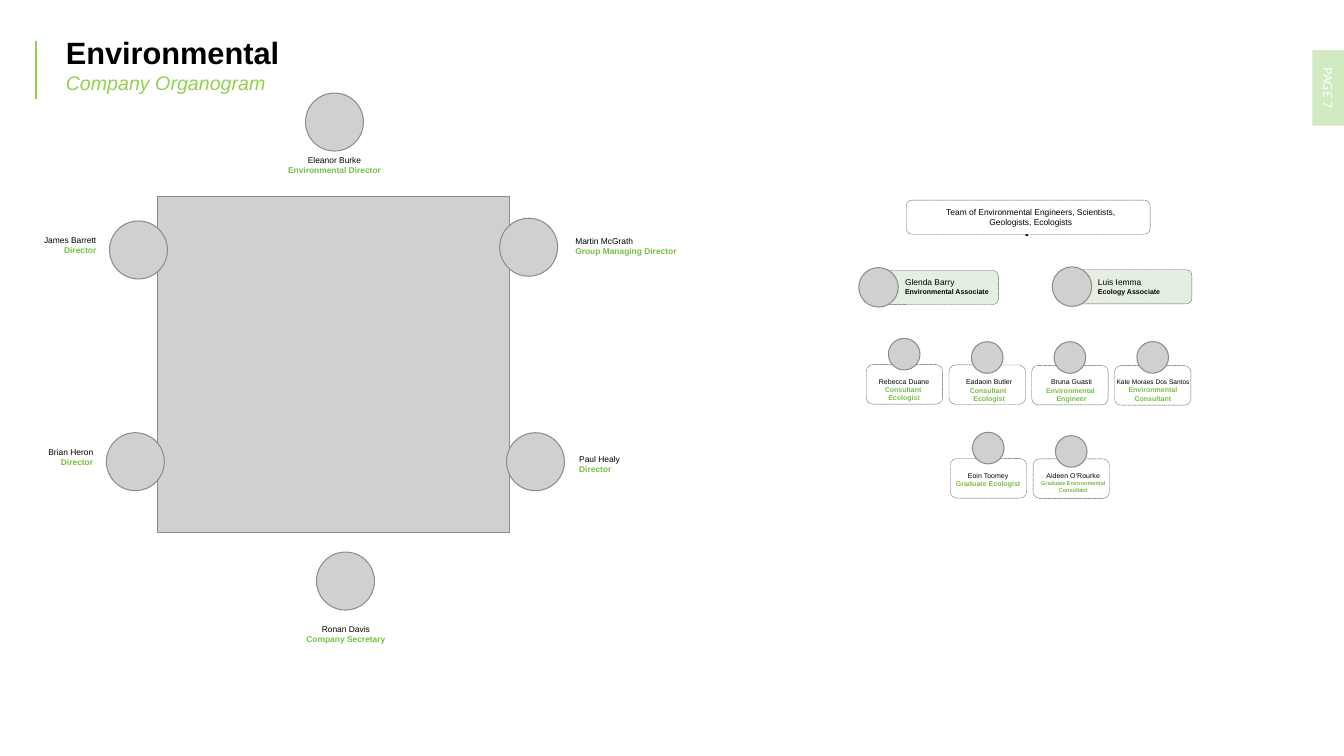
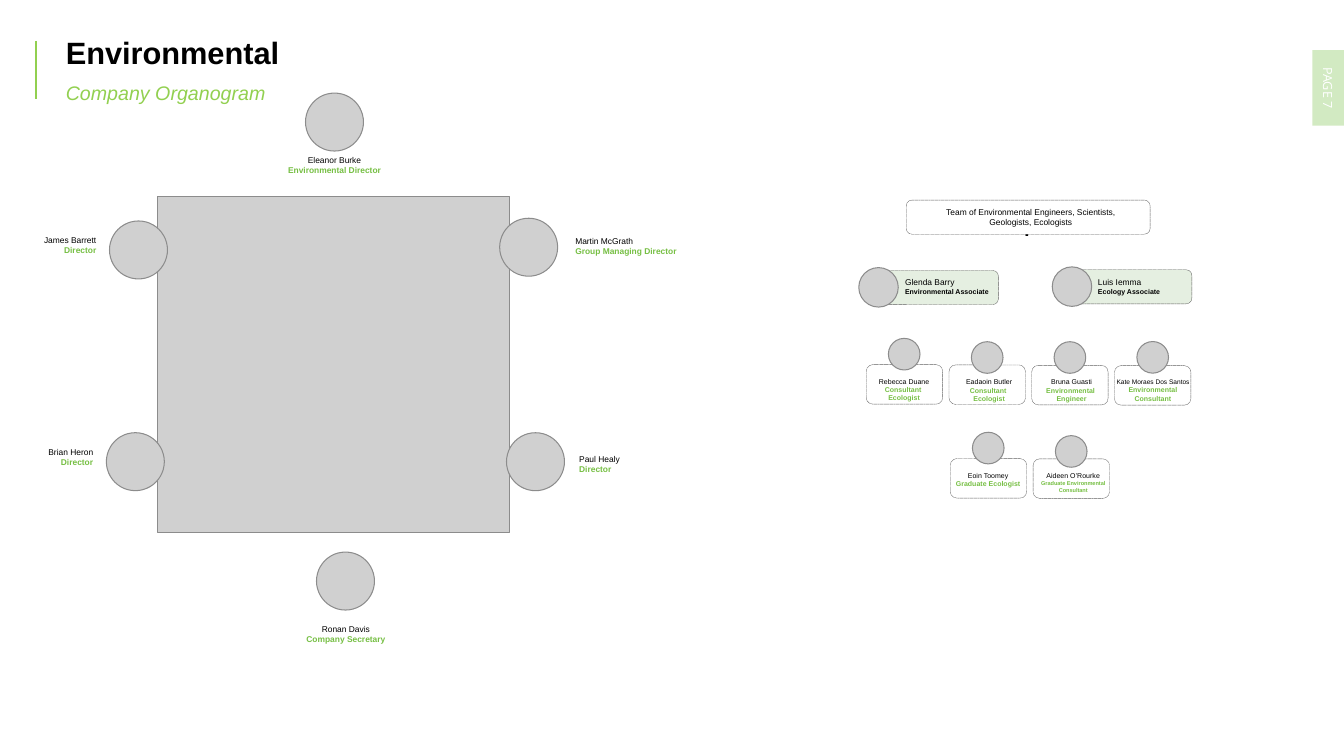
Before and after one commit to k170xk/rakazo, a slide deck: slide 7 of infra/sandboxes/computer/ocsc/ocsc-word/templates/ocsc-company.pptx. Drawn at 1344x756 pixels with LibreOffice and Linux fonts; fonts in the diff are those of the drawing; grey boxes stand for pictures; background and template pictures are left out. Boxes give left, top, right and bottom in pixels: in the first picture for what was removed or moved away, otherwise in the second. Text is boxed around its words. In the diff, an @@ line names an element or a change of style, - is before the commit and + after.

```diff
--- a/infra/sandboxes/computer/ocsc/ocsc-word/templates/ocsc-company.pptx
+++ b/infra/sandboxes/computer/ocsc/ocsc-word/templates/ocsc-company.pptx
@@ text "Company Organogram" moved from (x1=66, y1=76, x2=265, y2=94) to (x1=66, y1=86, x2=265, y2=104) @@
```
Also in this commit, not shown: 3 other slides changed, 2 other files.
